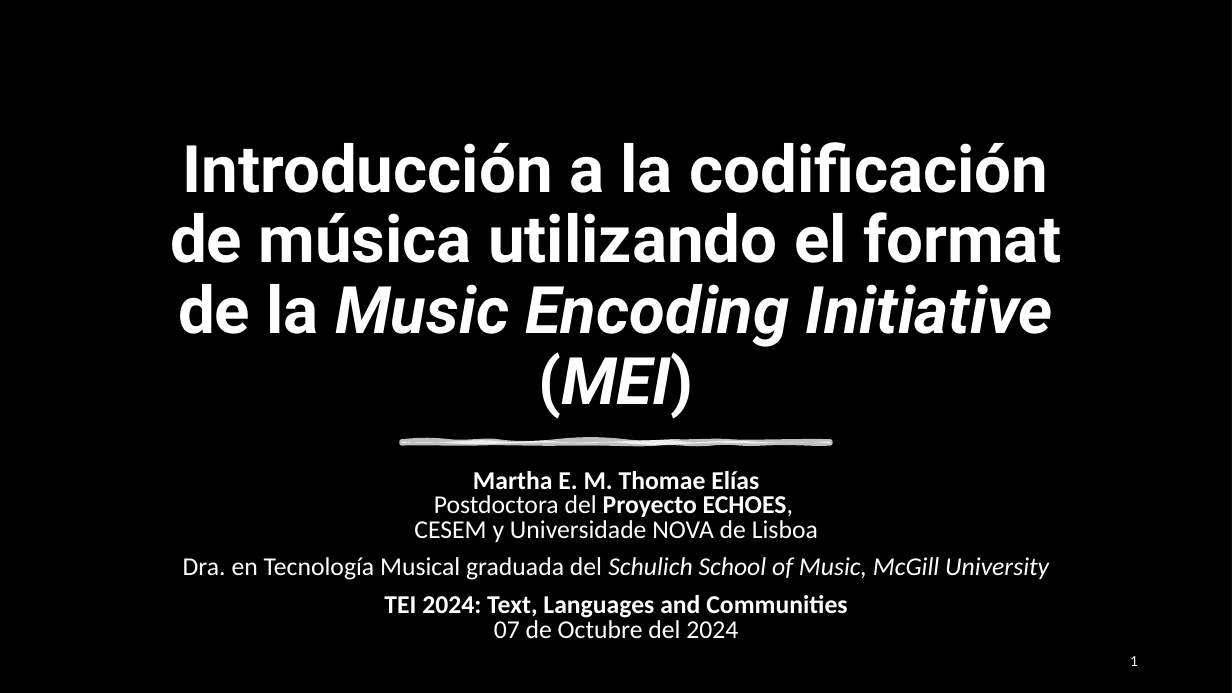
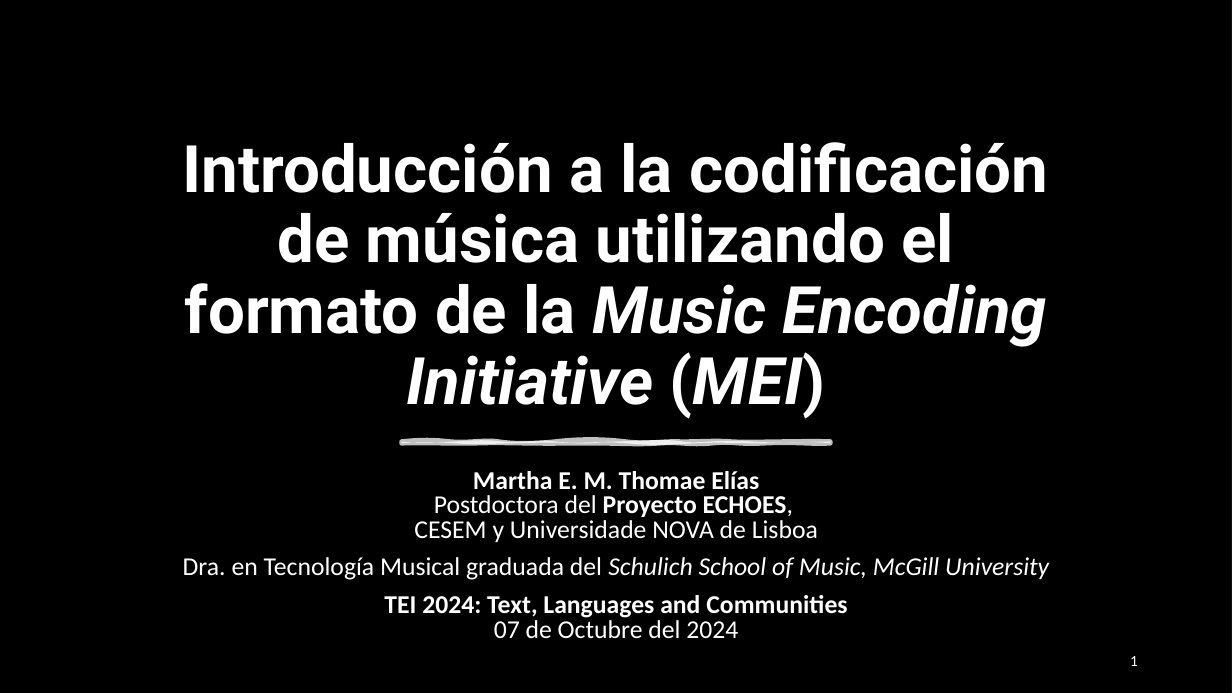
Before and after one commit to martha-thomae/Taller_de_codificacion_en_MEI, a slide deck: slide 1 of Taller_TEI2024_MThomae.pptx. Drawn at 1232x693 pixels with LibreOffice and Linux fonts; fonts in the diff are those of the drawing; background and template pictures are left out; a plain dark background stands for a picture behind light text. Boxes give left, top, right and bottom in pixels: in the first picture for what was removed or moved away, otherwise in the second. Text is boxed around its words. In the diff, an @@ line names an element or a change of style, - is before the commit and + after.

```diff
--- a/Taller_TEI2024_MThomae.pptx
+++ b/Taller_TEI2024_MThomae.pptx
@@ title at [183, 142, 1048, 419]: text changed @@
-Introducción a la codificación de música utilizando el format de la Music Encoding Initiative (MEI)
+Introducción a la codificación de música utilizando el formato de la Music Encoding Initiative (MEI)
```
Also in this commit, not shown: 2 other slides changed.
